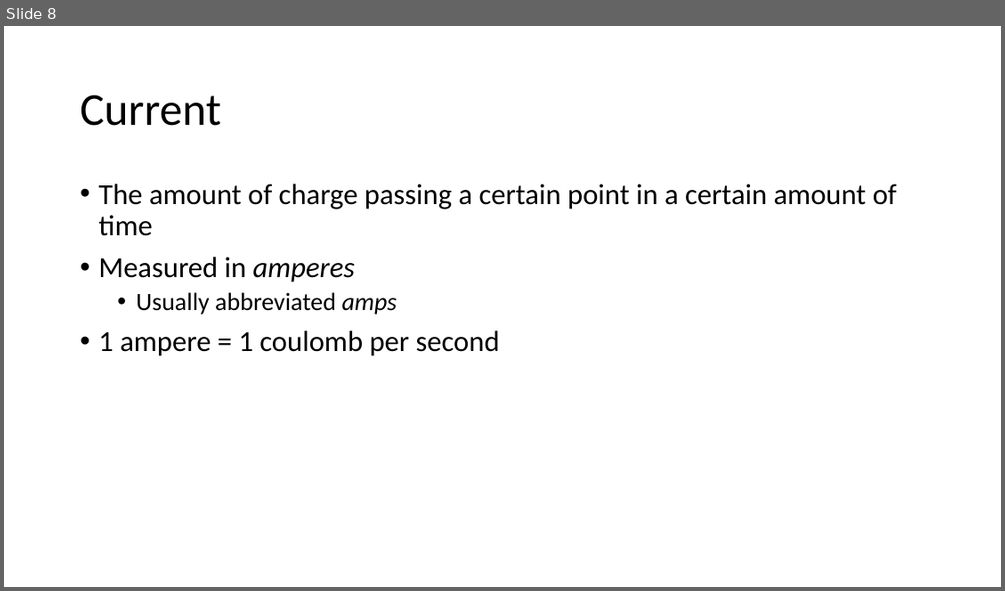
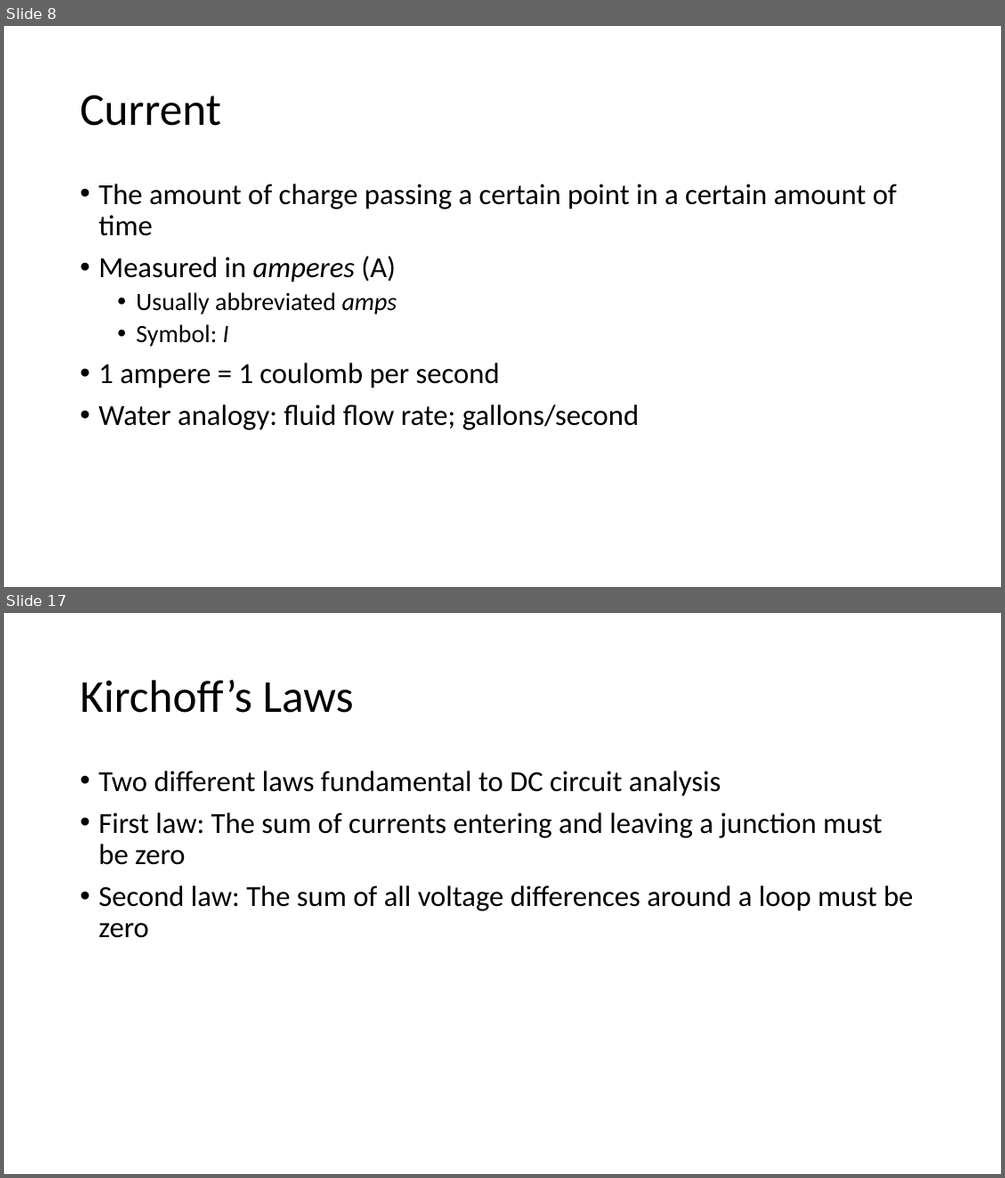
Before and after one commit to carlosgj/FRC-Training, a slide deck: Electronics 101.pptx. Shown one above the other, each under a label of ours: slide 8 before the commit, slides 8 and 17 after it; the slides between them are not shown. The pictures are 1005x591 and 1005x1178 pixels, drawn with LibreOffice and Linux fonts; fonts in the diff are those of the drawing. Boxes give left, top, right and bottom in pixels: in the first picture for what was removed or moved away, otherwise in the second. Text is boxed around its words. In the diff, an @@ line names an element or a change of style, - is before the commit and + after.

```diff
--- a/Electronics 101.pptx
+++ b/Electronics 101.pptx
@@ slide 17 added at (x1=4, y1=613, x2=1001, y2=1174), background #FFFFFF @@
@@ title added at (x1=80, y1=680, x2=354, y2=713), 44 pt, text #000000 @@
+Kirchoff’s Laws
@@ text added at (x1=98, y1=771, x2=913, y2=938), 28 pt, text #000000 @@
+• Two different laws fundamental to DC circuit analysis
+• First law: The sum of currents entering and leaving a junction must be zero
+• Second law: The sum of all voltage differences around a loop must be zero
@@ slide 8 changed as well @@
@@ text at (x1=98, y1=256, x2=396, y2=282): text changed @@
-• Measured in amperes
+• Measured in amperes (A)
@@ text at (x1=136, y1=324, x2=229, y2=346): paragraph added @@
+  • Symbol: I
@@ text at (x1=98, y1=404, x2=639, y2=430): paragraph added @@
+• Water analogy: fluid flow rate; gallons/second
```
Also in this commit, not shown: 3 other slides changed, 10 other slides added.
